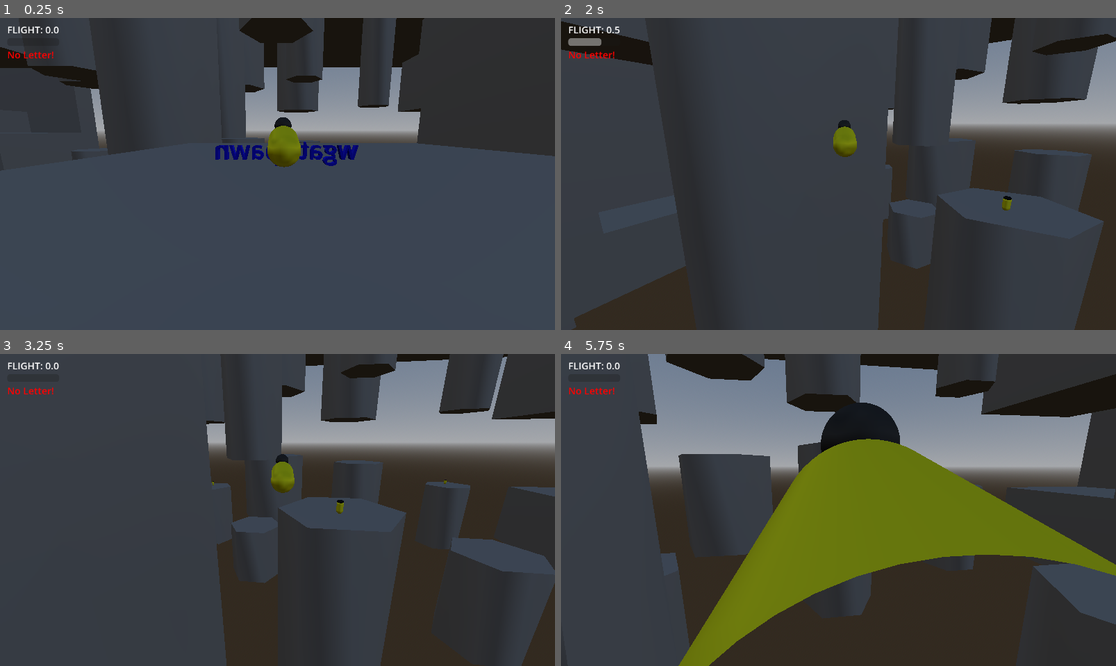
Above: before the commit, frames 1-4 (two rows, left to right).
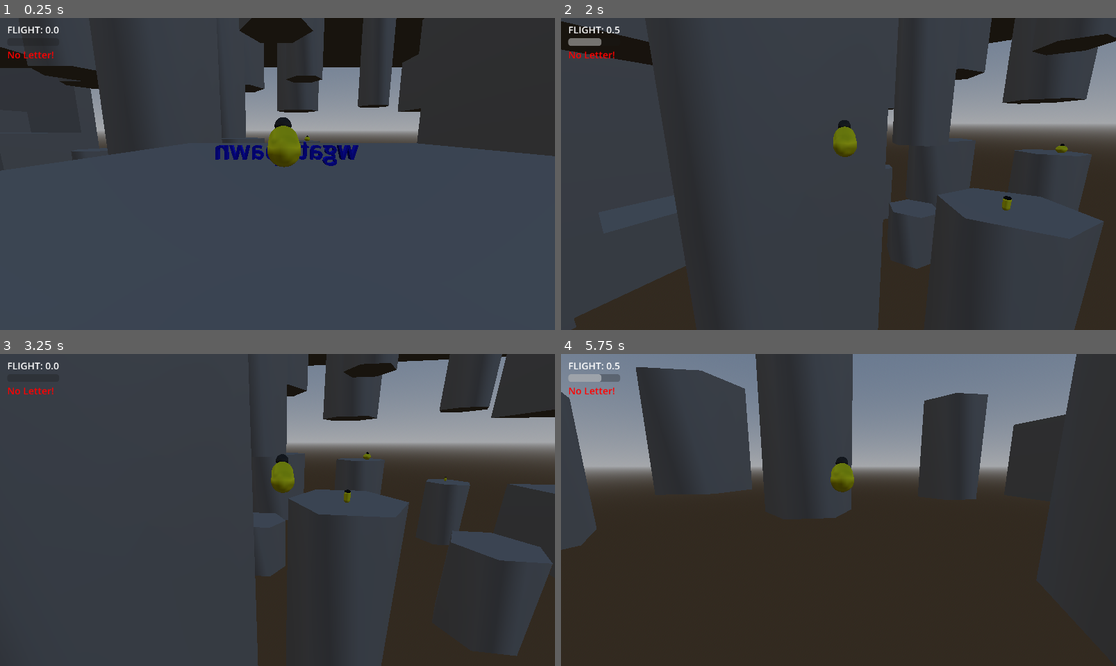
Above: after the commit, the same moments.

Repository: GunterJr/game-jam-feb
Game: Godot game, scene res://scenes/areas/main-zone.tscn
The game is run twice, just before and just after one commit, with the same random seed, the same clock (stepped at 60 frames per second) and the same inputs.
Inputs (mouse positions are in pixels of both pictures, inside the frame that each line leads up to):
- Up to frame 1 (0.25 s): no input
- Up to frame 2 (2 s): tap Enter (ui_accept) at 0.5 s; move the mouse to (866, 174) at 0.52 s; hold W (forward) from 0.53 s (still down); tap Shift (dash) at 0.6, 1.35 s; click (866, 174) at 0.67 s; tap Space (jump) at 0.77, 1.52 s; move the mouse to (810, 174) at 1.27 s
- Up to frame 3 (3.25 s): keep holding W (forward); move the mouse to (288, 503) at 2.02 s; tap Shift (dash) at 2.1, 2.85 s; tap Enter (ui_accept) at 2.75 s; move the mouse to (271, 516) at 2.77 s; click (271, 516) at 2.92 s; tap Space (jump) at 3.02 s
- Up to frame 4 (5.75 s): keep holding W (forward); move the mouse to (877, 513) at 3.52 s; tap Shift (dash) at 3.6, 4.35, 5.1 s; tap Space (jump) at 3.77, 4.52 s; move the mouse to (794, 506) at 4.27 s; move the mouse to (844, 510) at 5.02 s; click (844, 510) at 5.17 s

The runs differ from the first frame. In frame 1, less than 0.1% of the frame differs, in the area x 54-56%, y 37-40%; in frame 2, less than 0.1%; in frame 3, 6.8%; in frame 4, 61%, in the area x 0-100%, y 0-100%.

Commit message:
Add the Queen and basic letter delivery.
FIX: Correctly check for remaining flight before dash. Close #5.

Diff:
--- a/default_bus_layout.tres
+++ b/default_bus_layout.tres
@@ -9,7 +9,7 @@
 bus/1/send = &"Master"
 bus/2/name = &"Music"
 bus/2/solo = false
-bus/2/mute = false
+bus/2/mute = true
 bus/2/bypass_fx = false
-bus/2/volume_db = -11.951987
+bus/2/volume_db = -3.1173582
 bus/2/send = &"Master"
--- /dev/null
+++ b/scenes/actors/queen-bee.tscn
@@ -0,0 +1,74 @@
+[gd_scene format=3 uid="uid://k0xd16a348p4"]
+
+[ext_resource type="Script" uid="uid://ba2e1hqm6oddu" path="res://scripts/queen_bee.gd" id="1_lawqd"]
+[ext_resource type="AudioStream" uid="uid://cy36iux8n4eh4" path="res://audio/fx/talk/talk1.wav" id="2_q1rfj"]
+[ext_resource type="AudioStream" uid="uid://ba003dit61l1d" path="res://audio/fx/talk/talk2.wav" id="3_62n52"]
+[ext_resource type="AudioStream" uid="uid://dlob0vx4165xj" path="res://audio/fx/talk/talk3.wav" id="4_ro7bq"]
+[ext_resource type="AudioStream" uid="uid://b8e0hc18f7r1j" path="res://audio/fx/talk/talk4.wav" id="5_5bm6n"]
+[ext_resource type="AudioStream" uid="uid://jba1maav0t7c" path="res://audio/fx/talk/talk5.wav" id="6_4eh2x"]
+[ext_resource type="AudioStream" uid="uid://c8n7xdnx352kj" path="res://audio/fx/talk/talk6.wav" id="7_wglvj"]
+
+[sub_resource type="SphereMesh" id="SphereMesh_bon43"]
+radius = 0.3
+height = 0.5
+
+[sub_resource type="StandardMaterial3D" id="StandardMaterial3D_lawqd"]
+albedo_color = Color(1, 1, 0, 1)
+
+[sub_resource type="SphereMesh" id="SphereMesh_834ml"]
+radius = 0.1
+height = 0.2
+
+[sub_resource type="StandardMaterial3D" id="StandardMaterial3D_1fefu"]
+albedo_color = Color(0, 0, 0, 1)
+
+[sub_resource type="SphereShape3D" id="SphereShape3D_6kwil"]
+radius = 0.31280664
+
+[sub_resource type="BoxShape3D" id="BoxShape3D_cbcck"]
+size = Vector3(1.2, 0.6300049, 1.2)
+
+[sub_resource type="AudioStreamRandomizer" id="AudioStreamRandomizer_2habd"]
+streams_count = 6
+stream_0/stream = ExtResource("2_q1rfj")
+stream_1/stream = ExtResource("3_62n52")
+stream_2/stream = ExtResource("4_ro7bq")
+stream_3/stream = ExtResource("5_5bm6n")
+stream_4/stream = ExtResource("6_4eh2x")
+stream_5/stream = ExtResource("7_wglvj")
+
+[node name="QueenBee" type="StaticBody3D" unique_id=945527957]
+script = ExtResource("1_lawqd")
+
+[node name="Body" type="MeshInstance3D" parent="." unique_id=326506390]
+mesh = SubResource("SphereMesh_bon43")
+surface_material_override/0 = SubResource("StandardMaterial3D_lawqd")
+
+[node name="MeshInstance3D" type="MeshInstance3D" parent="Body" unique_id=199551156]
+transform = Transform3D(1, 0, 0, 0, 1, 0, 0, 0, 1, 0, 0.26721355, 0)
+mesh = SubResource("SphereMesh_834ml")
+surface_material_override/0 = SubResource("StandardMaterial3D_1fefu")
+
+[node name="CollisionShape3D" type="CollisionShape3D" parent="." unique_id=794506715]
+transform = Transform3D(1, 0, 0, 0, 1, 0, 0, 0, 1, 0, 0.051319823, 0)
+shape = SubResource("SphereShape3D_6kwil")
+
+[node name="DeliverTrigger" type="Area3D" parent="." unique_id=1752955624]
+collision_mask = 2
+
+[node name="CollisionShape3D" type="CollisionShape3D" parent="DeliverTrigger" unique_id=729930832]
+transform = Transform3D(1, 0, 0, 0, 1, 0, 0, 0, 1, 0, 0.19927773, 0)
+shape = SubResource("BoxShape3D_cbcck")
+
+[node name="Voice" type="Label3D" parent="." unique_id=566326706]
+transform = Transform3D(1, 0, 0, 0, 1, 0, 0, 0, 1, 0, 0.5133915, 0)
+pixel_size = 0.003
+billboard = 1
+text = "the QUEEN"
+
+[node name="Talker" type="AudioStreamPlayer3D" parent="." unique_id=112442637]
+stream = SubResource("AudioStreamRandomizer_2habd")
+pitch_scale = 1.2
+bus = &"Effects"
+
+[connection signal="body_entered" from="DeliverTrigger" to="." method="on_player_enter"]
--- a/scenes/areas/main-zone.tscn
+++ b/scenes/areas/main-zone.tscn
@@ -4,6 +4,7 @@
 [ext_resource type="PackedScene" uid="uid://c6dlgb1usn7cx" path="res://scenes/objects/player-spawn.tscn" id="2_er1ne"]
 [ext_resource type="AudioStream" uid="uid://5kurmmh0hefd" path="res://audio/music/music.ogg" id="3_fd2pj"]
 [ext_resource type="PackedScene" uid="uid://dfkgkk2hqb77" path="res://scenes/actors/suitor-bee.tscn" id="4_y1oq8"]
+[ext_resource type="PackedScene" uid="uid://k0xd16a348p4" path="res://scenes/actors/queen-bee.tscn" id="5_tpxpp"]
 
 [sub_resource type="ProceduralSkyMaterial" id="ProceduralSkyMaterial_et7hr"]
 
@@ -420,3 +421,6 @@
 
 [node name="SuitorBee3" parent="." unique_id=765623094 instance=ExtResource("4_y1oq8")]
 transform = Transform3D(1, 0, 0, 0, 1, 0, 0, 0, 1, -3.9199681, 6.2388897, 4.4713383)
+
+[node name="QueenBee" parent="." unique_id=945527957 instance=ExtResource("5_tpxpp")]
+transform = Transform3D(1, 0, 0, 0, 1, 0, 0, 0, 1, -7.460449, 6.754081, 17.754044)
--- a/scenes/misc/GameManager.tscn
+++ b/scenes/misc/GameManager.tscn
@@ -1,6 +1,6 @@
 [gd_scene format=3 uid="uid://cycqao4smfmhs"]
 
-[ext_resource type="Script" uid="uid://bpb8fdoftktjp" path="res://scenes/misc/game_manager.gd" id="1_esxwl"]
+[ext_resource type="Script" uid="uid://bpb8fdoftktjp" path="res://scripts/game_manager.gd" id="1_esxwl"]
 
 [node name="GameManager" type="Node" unique_id=1184582660]
 script = ExtResource("1_esxwl")
--- a/scripts/benson.gd
+++ b/scripts/benson.gd
@@ -113,7 +113,7 @@
 		body.global_rotation.y = lerp_angle(target_angle, body.global_rotation.y, 0.6)
 
 		#handle dash
-		if Input.is_action_just_pressed("dash") and !is_on_floor() and current_flight_time < flight_time:
+		if Input.is_action_just_pressed("dash") and !is_on_floor() and current_flight_time + 0.4 < flight_time:
 			velocity = -camera_basis.z * dash_velocity;
 			dash_sound.play()
 			current_flight_time += 0.4
--- /dev/null
+++ b/scripts/queen_bee.gd
@@ -0,0 +1,37 @@
+extends StaticBody3D
+
+@onready var voice: Label3D = $Voice
+@onready var deliver_trigger: Area3D = $DeliverTrigger
+@onready var talker: AudioStreamPlayer3D = $Talker
+## TODO: These are hardcoded in for now, though if we have time we ought to
+##
+var comments : Array[String] = [
+	"Thank you, drone.",
+	"Another dissapointing gift?",
+	"Very well, I'll put it with the rest.",
+	"Ugh... When will they learn?"
+]
+
+# Called when the node enters the scene tree for the first t  ime.
+func _ready() -> void:
+	voice.text = ""
+
+## Sets the Voice label to the phrase, then clears it after 5s.
+func speak(phrase : String):
+	voice.text = phrase
+	# Play cute noises
+	for i : int in 5:
+		talker.play()
+		await talker.finished
+	await get_tree().create_timer(5).timeout
+	voice.text = ""
+
+func on_player_enter(body: Node3D) -> void:
+	if !GUI.has_letter:
+		speak("Shouldn't you bee doing something?")
+		return
+	print("Letter sent!")
+	var phrase : String = comments[randi_range(0, comments.size() - 1)]
+	speak(phrase)
+	# TODO: scrolling text
+	GUI.has_letter = false
Renamed: scenes/misc/game_manager.gd -> scripts/game_manager.gd
Renamed: scenes/misc/game_manager.gd.uid -> scripts/game_manager.gd.uid
Not shown, added: scripts/queen_bee.gd.uid
